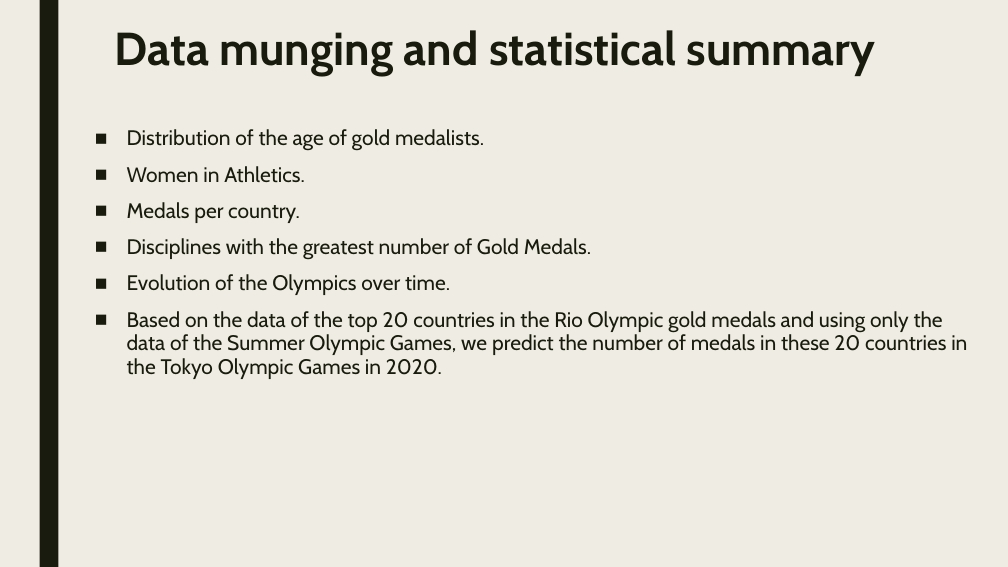
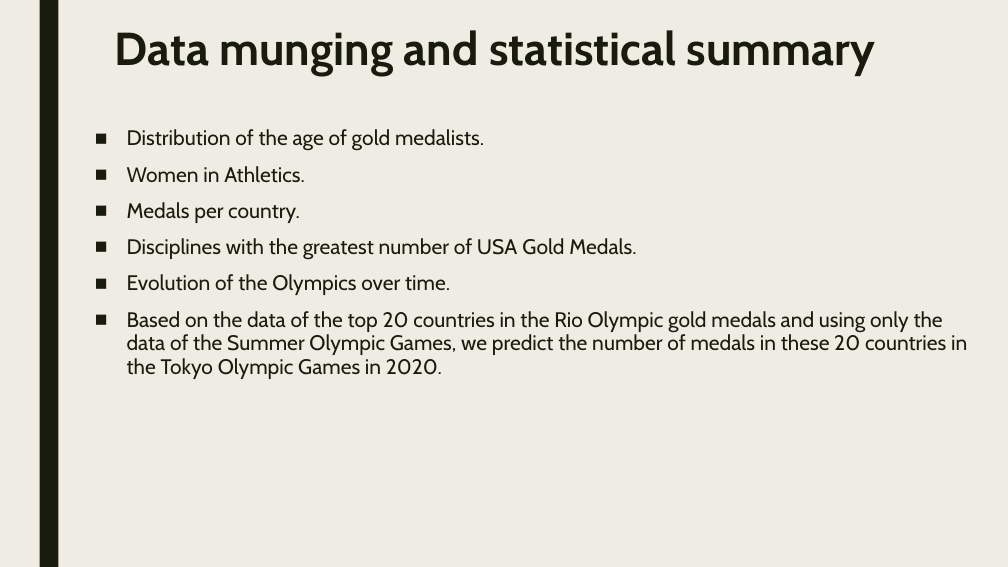
Before and after one commit to baiyuelang/olympic, a slide deck: slide 5 of 12.pptx. Drawn at 1008x567 pixels with LibreOffice and Linux fonts; fonts in the diff are those of the drawing. Boxes give left, top, right and bottom in pixels: in the first picture for what was removed or moved away, otherwise in the second. Text is boxed around its words. In the diff, an @@ line names an element or a change of style, - is before the commit and + after.

```diff
--- a/12.pptx
+++ b/12.pptx
@@ text at (x1=127, y1=238, x2=636, y2=260): text changed @@
-■ Disciplines with the greatest number of Gold Medals.
+■ Disciplines with the greatest number of USA Gold Medals.
```
Also in this commit, not shown: 3 other slides changed.
